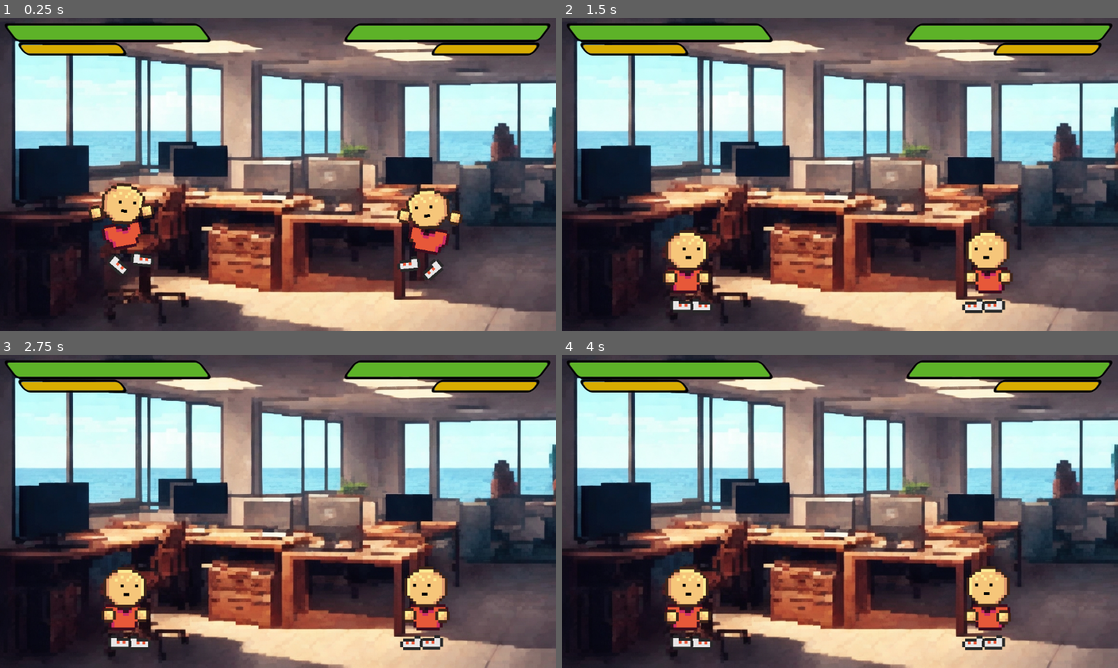
Above: before the commit, frames 1-4 (two rows, left to right).
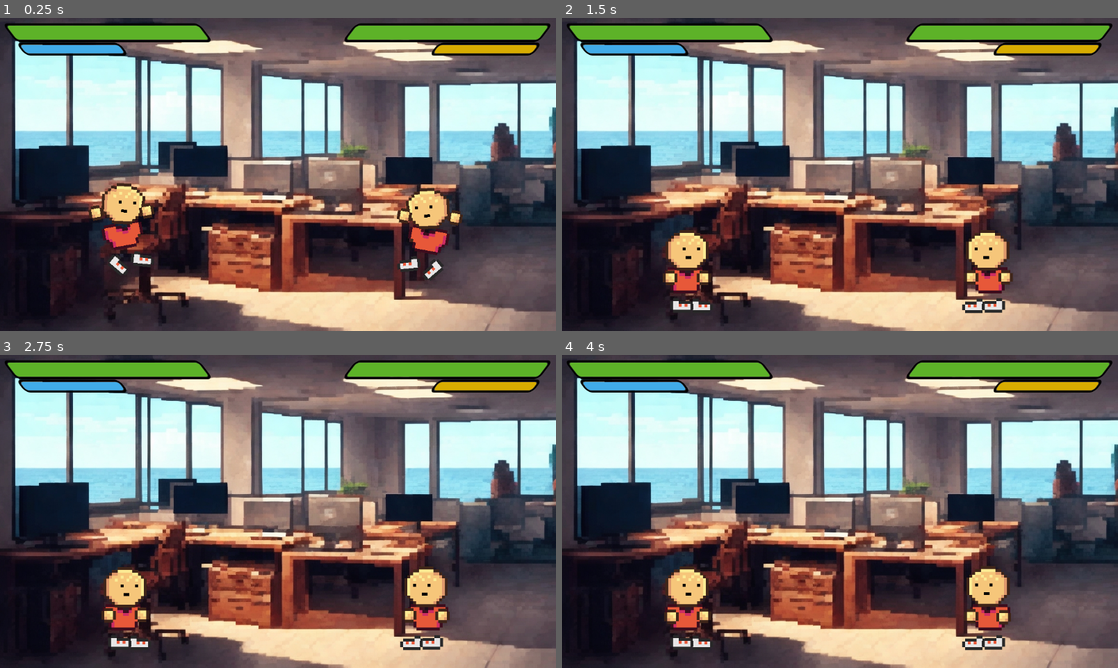
Above: after the commit, the same moments.

Repository: stranker/actionweek2023
Game: Godot game, scene res://Scenes/game_scene.tscn
The game is run twice, just before and just after one commit, with the same random seed, the same clock (stepped at 60 frames per second) and the same inputs. The engine's default icon, where the game draws it, is replaced by a stand-in: a white triangle on a blue panel in a dark square.
Inputs:
- Up to frame 1 (0.25 s): no input
- Up to frame 2 (1.5 s): no input
- Up to frame 3 (2.75 s): no input
- Up to frame 4 (4 s): no input

The runs differ from the first frame. In frame 1, 0.5% of the frame differs, in the area x 3-23%, y 8-12%; in frame 2, 0.5%; in frame 3, 0.5%; in frame 4, 0.5%.

Commit message:
Modify stamina bar color

Diff:
--- a/Action Week/Scenes/game_scene.tscn
+++ b/Action Week/Scenes/game_scene.tscn
@@ -52,7 +52,7 @@
 expand_margin_bottom = 5.0
 
 [sub_resource type="StyleBoxFlat" id="StyleBoxFlat_7c088"]
-bg_color = Color(0.847059, 0.67451, 0, 1)
+bg_color = Color(0.254902, 0.670588, 0.909804, 1)
 skew = Vector2(-0.76, 0)
 corner_radius_top_left = 6
 corner_radius_top_right = 6
